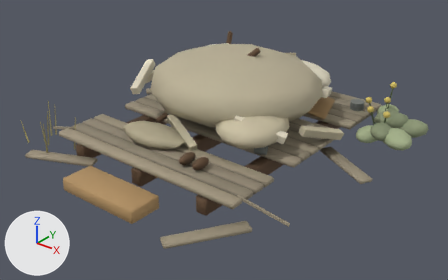
The glTF model sketches/core-loop/assets/models/park/props/dam/survey_tent_b.glb, before and after one commit.
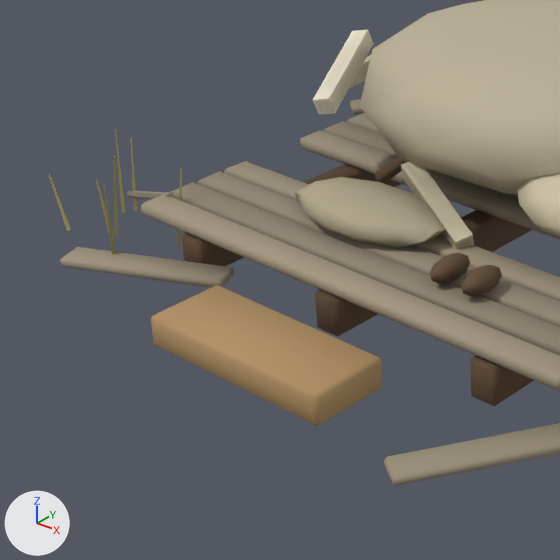
Old and new are each drawn whole from a 50 mm lens placed at (9.77, -12.12, 7.71), pointed at (0.32, -0.31, 0.39) and again close up on the part from 0% to 52% of the width and 17% to 100% of the height. The lights are fixed; the arrows at lower left show +X, +Y and +Z. The last two pictures show the newer version. Where no turn or scale is listed for an object, it has been applied to the vertices. Vertices at exactly the same position are counted once.

Before the edit, the objects in view are built like this:
```python
me_surface = bpy.data.meshes.new('Surface')
me_surface.from_pydata(...)  # 3484 vertices, 6664 faces; spans x -4.51..4.51, y -4.67..4.67, z 0.0..2.6
me_surface.materials.append(mat_paint)
ob_surface = bpy.data.objects.new('Surface', me_surface)
ob_surface.location = (0.0, 0.0, 0.0)
```
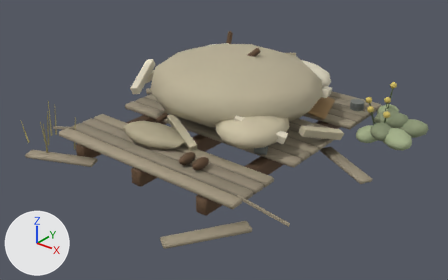
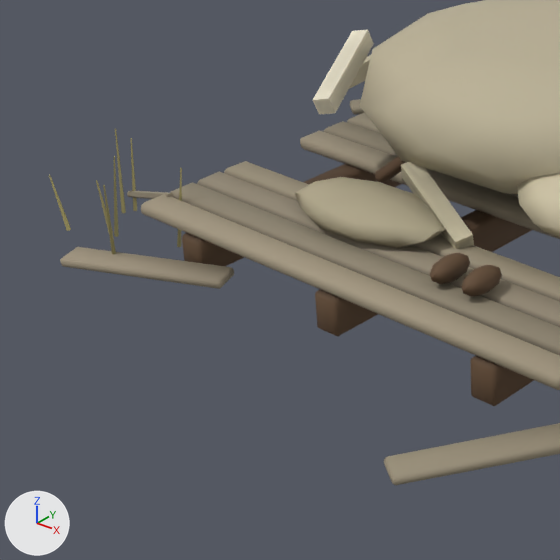
What differs and where, as boxes [x1, y1, x2, y2] in the close-ups (560 x 560 px):
part 1 of me_surface, deleted (brown): before [151, 285, 382, 426]

Edits to the bpy script that builds the scene:
```text
Change me_surface:
    used by ob_surface; location = (0.0, 0.0, 0.0)
    remove me_surface.from_pydata(...)  # 3484 vertices, 6664 faces; spans x -4.51..4.51, y -4.67..4.67, z 0.0..2.6
    add me_surface.from_pydata(...)  # 3460 vertices, 6620 faces; spans x -4.51..4.51, y -4.67..4.67, z 0.0..2.6
    me_surface part 1: the loose piece of 24 vertices spanning x -1.45..0.95, y -4.36..-3.46, z 0.01..0.37 is deleted
```
